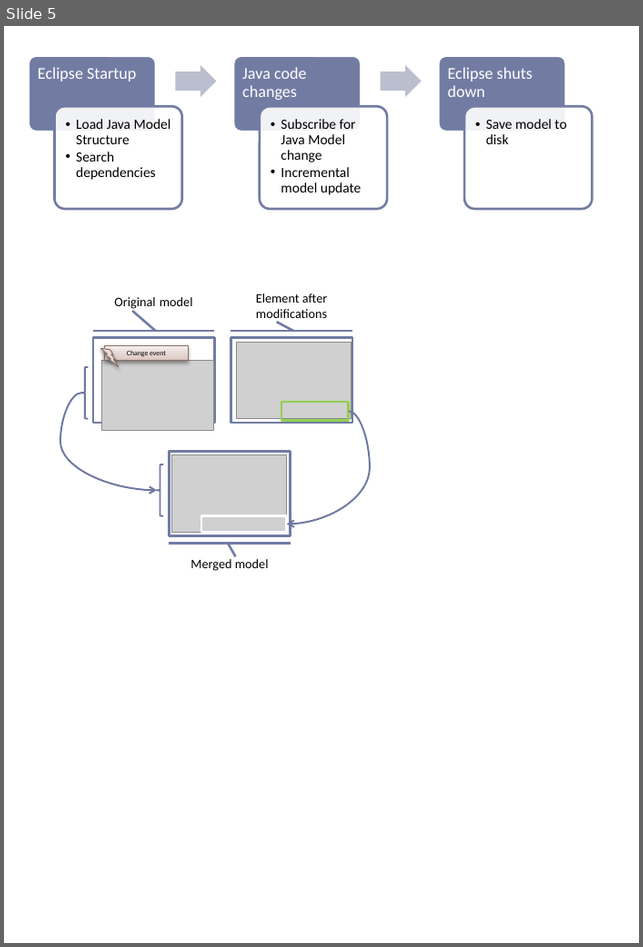
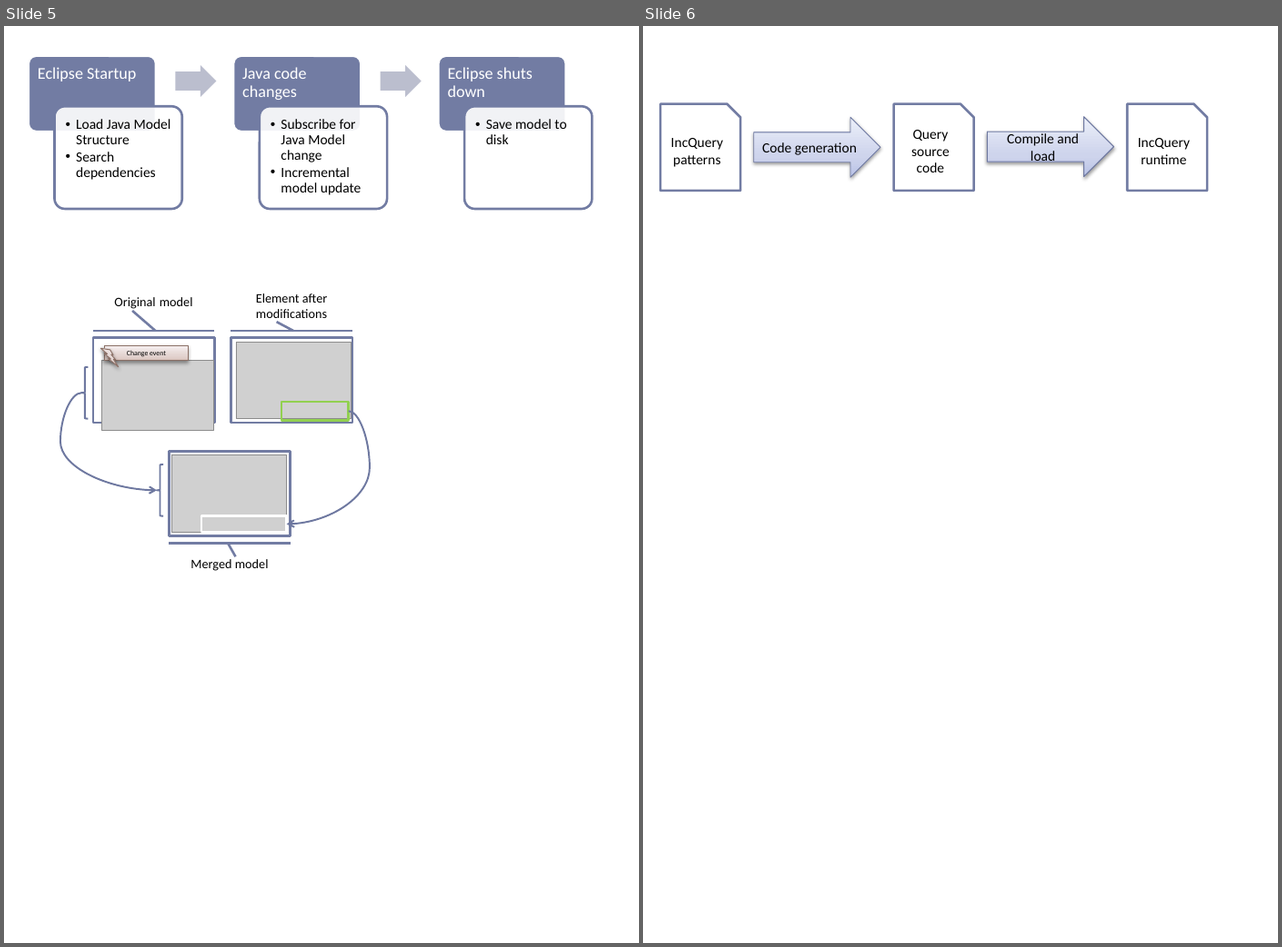
Before and after one commit to donat/incquery-deps, a slide deck: incquery-deps-documentation/visio-diagrams/diagram-source.pptx. Shown side by side, each under a label of ours: slide 5 before the commit, slides 5 and 6 after it. The pictures are 643x947 and 1282x947 pixels, drawn with LibreOffice and Linux fonts; fonts in the diff are those of the drawing; grey boxes stand for pictures. Boxes give left, top, right and bottom in pixels: in the first picture for what was removed or moved away, otherwise in the second. Text is boxed around its words. In the diff, an @@ line names an element or a change of style, - is before the commit and + after.

```diff
--- a/incquery-deps-documentation/visio-diagrams/diagram-source.pptx
+++ b/incquery-deps-documentation/visio-diagrams/diagram-source.pptx
@@ slide 6 added at box(643, 26, 1278, 943), background #FFFFFF @@
@@ snip rect added at box(661, 104, 740, 191), fill #FFFFFF, outline #727CA3 2 pt, 12 pt, text #000000 @@
+IncQuery
+patterns
@@ snip rect added at box(893, 104, 973, 191), fill #FFFFFF, outline #727CA3 2 pt, 12 pt, text #000000 @@
+Query
+source
+code
@@ snip rect added at box(1127, 104, 1207, 191), fill #FFFFFF, outline #727CA3 2 pt, 12 pt, text #000000 @@
+IncQuery
+runtime
@@ right arrow added at box(754, 118, 881, 178), fill gradient #BBC2E6 to #CFD4EC to #ECEEF8, outline #6E79A1 0.75 pt, 12 pt, text #000000 @@
+Code generation
@@ right arrow added at box(987, 117, 1113, 177), fill gradient #BBC2E6 to #CFD4EC to #ECEEF8, outline #6E79A1 0.75 pt, 12 pt, text #000000 @@
+Compile and load
```
Also in this commit, not shown: 1 slide removed, 5 other files.
